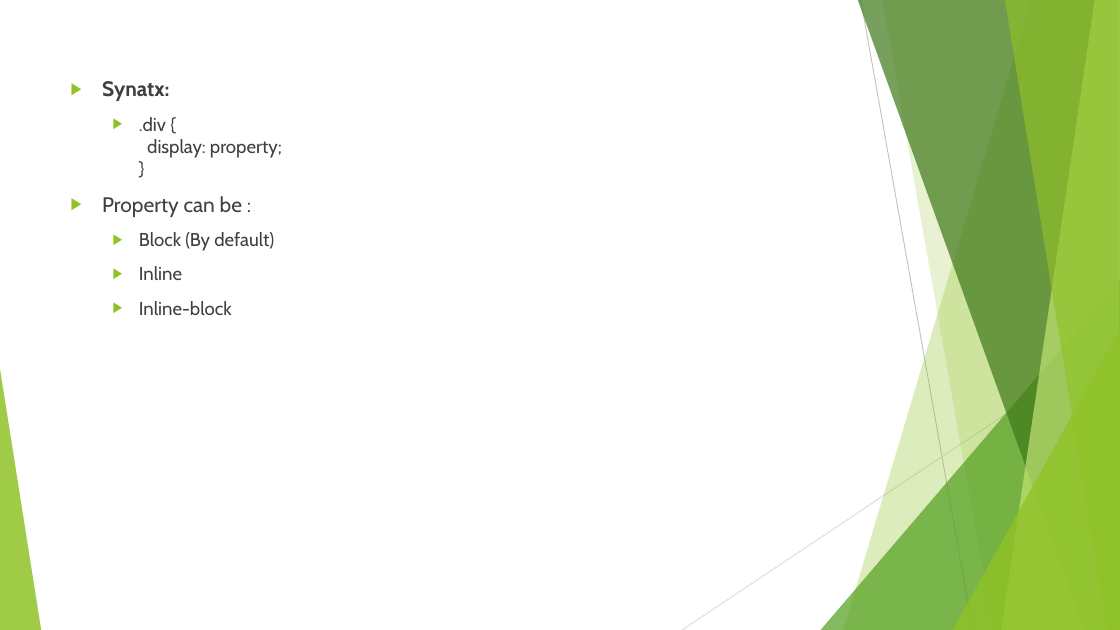
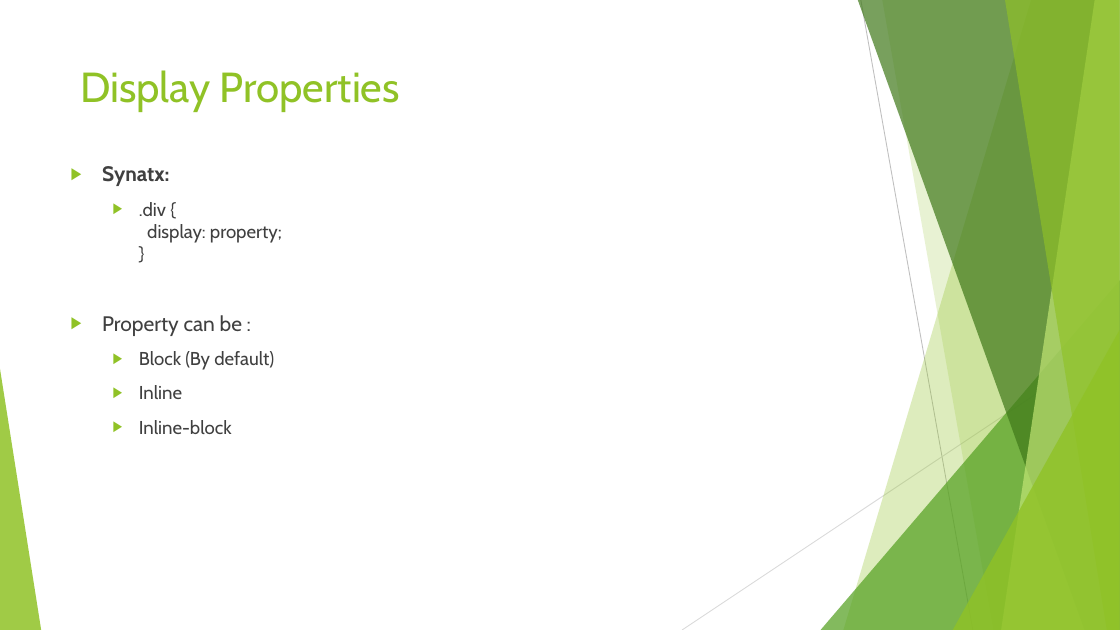
Before and after one commit to Amritpal2001/Day2_CSS, a slide deck: slide 4 of css.pptx. Drawn at 1120x630 pixels with LibreOffice and Linux fonts; fonts in the diff are those of the drawing. Boxes give left, top, right and bottom in pixels: in the first picture for what was removed or moved away, otherwise in the second. Text is boxed around its words. In the diff, an @@ line names an element or a change of style, - is before the commit and + after.

```diff
--- a/css.pptx
+++ b/css.pptx
@@ title added at <box>80,70,400,112</box>, 36 pt, text #90C226 @@
+Display Properties
@@ text "Synatx:" rewrapped from <box>102,81,282,315</box> to <box>102,166,282,434</box> @@
```
Also in this commit, not shown: 3 other slides changed, 3 slides added, 3 other files.
